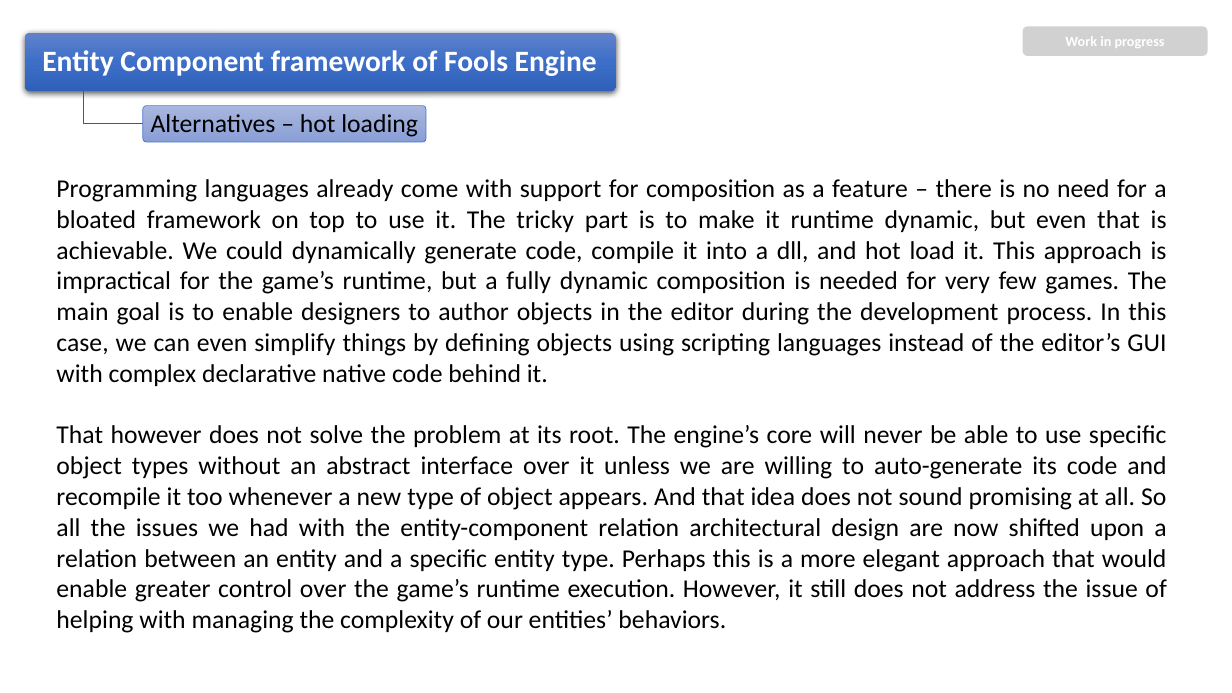
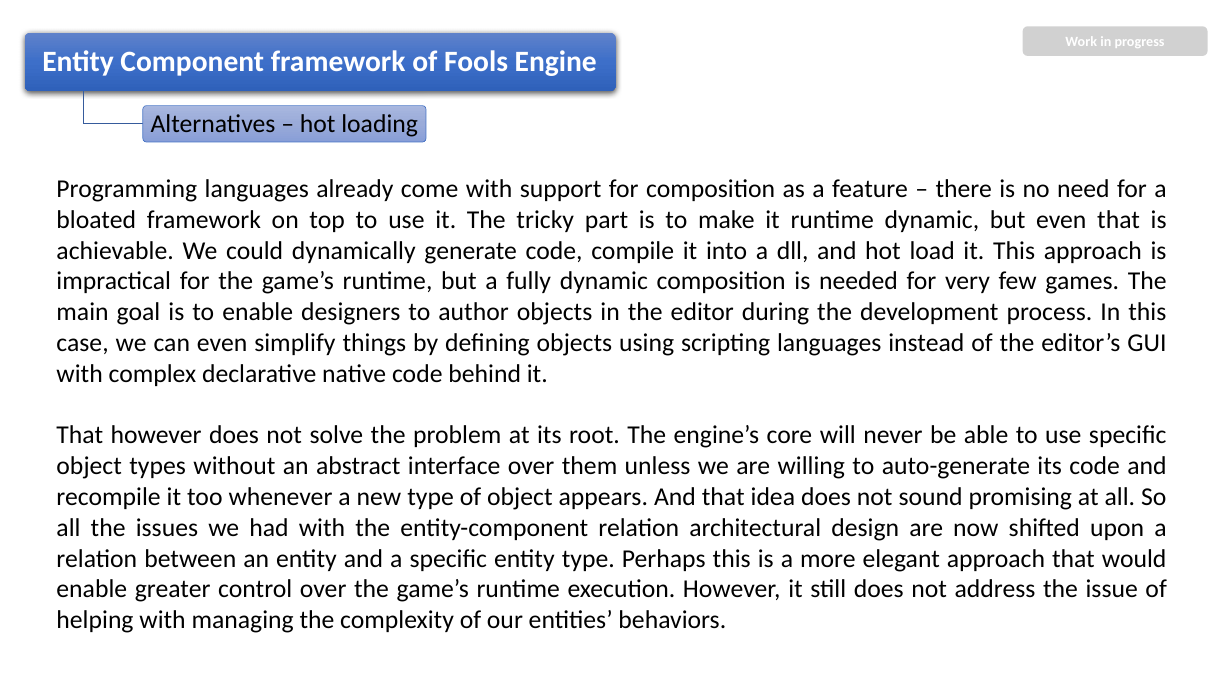
Before and after one commit to pawel-kaleta/FoolsEngine, a slide deck: slide 6 of Documentation/Entity Component Framework.pptx. Drawn at 1232x693 pixels with LibreOffice and Linux fonts; fonts in the diff are those of the drawing. Boxes give left, top, right and bottom in pixels: in the first picture for what was removed or moved away, otherwise in the second. Text is boxed around its words. In the diff, an @@ line names an element or a change of style, - is before the commit and + after.

```diff
--- a/Documentation/Entity Component Framework.pptx
+++ b/Documentation/Entity Component Framework.pptx
@@ text at bbox=[56, 425, 1167, 633]: text changed @@
-That however does not solve the problem at its root. The engine’s core will never be able to use specific object types without an abstract interface over it unless we are willing to auto-generate its code and recompile it too whenever a new type of object appears. And that idea does not sound promising at all. So all the issues we had with the entity-component relation architectural design are now shifted upon a relation between an entity and a specific entity type. Perhaps this is a more elegant approach that would enable greater control over the game’s runtime execution. However, it still does not address the issue of helping with managing the complexity of our entities’ behaviors.
+That however does not solve the problem at its root. The engine’s core will never be able to use specific object types without an abstract interface over them unless we are willing to auto-generate its code and recompile it too whenever a new type of object appears. And that idea does not sound promising at all. So all the issues we had with the entity-component relation architectural design are now shifted upon a relation between an entity and a specific entity type. Perhaps this is a more elegant approach that would enable greater control over the game’s runtime execution. However, it still does not address the issue of helping with managing the complexity of our entities’ behaviors.
```
Also in this commit, not shown: 6 other slides changed, 1 slide removed, 39 other files.
